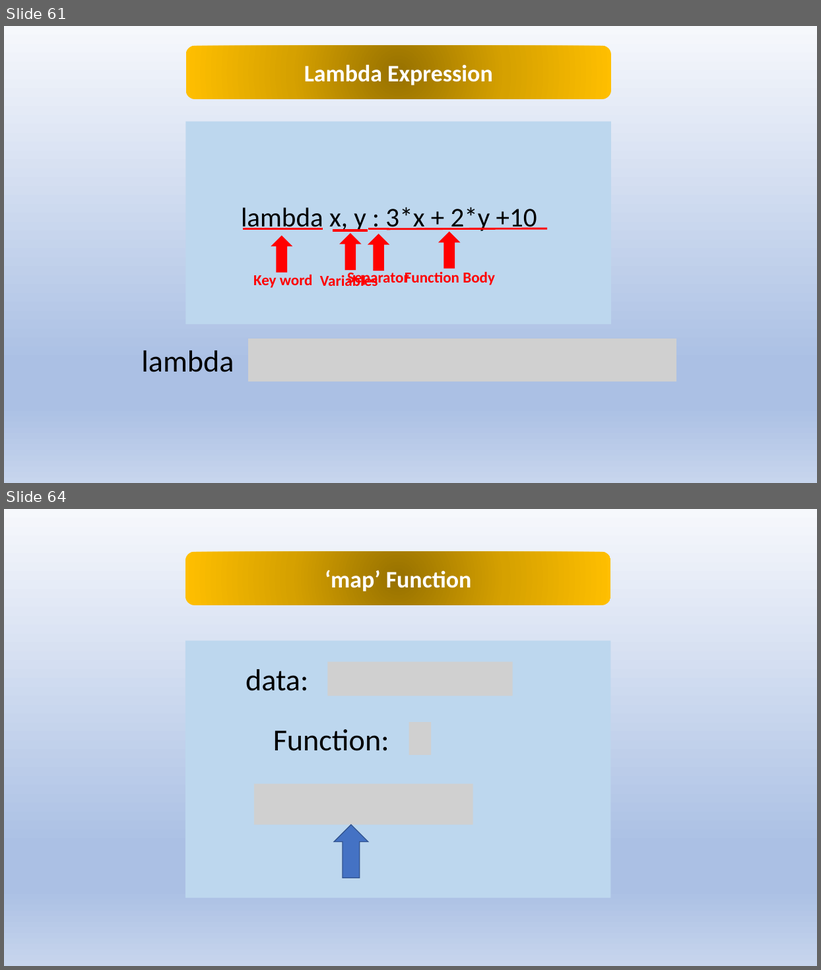
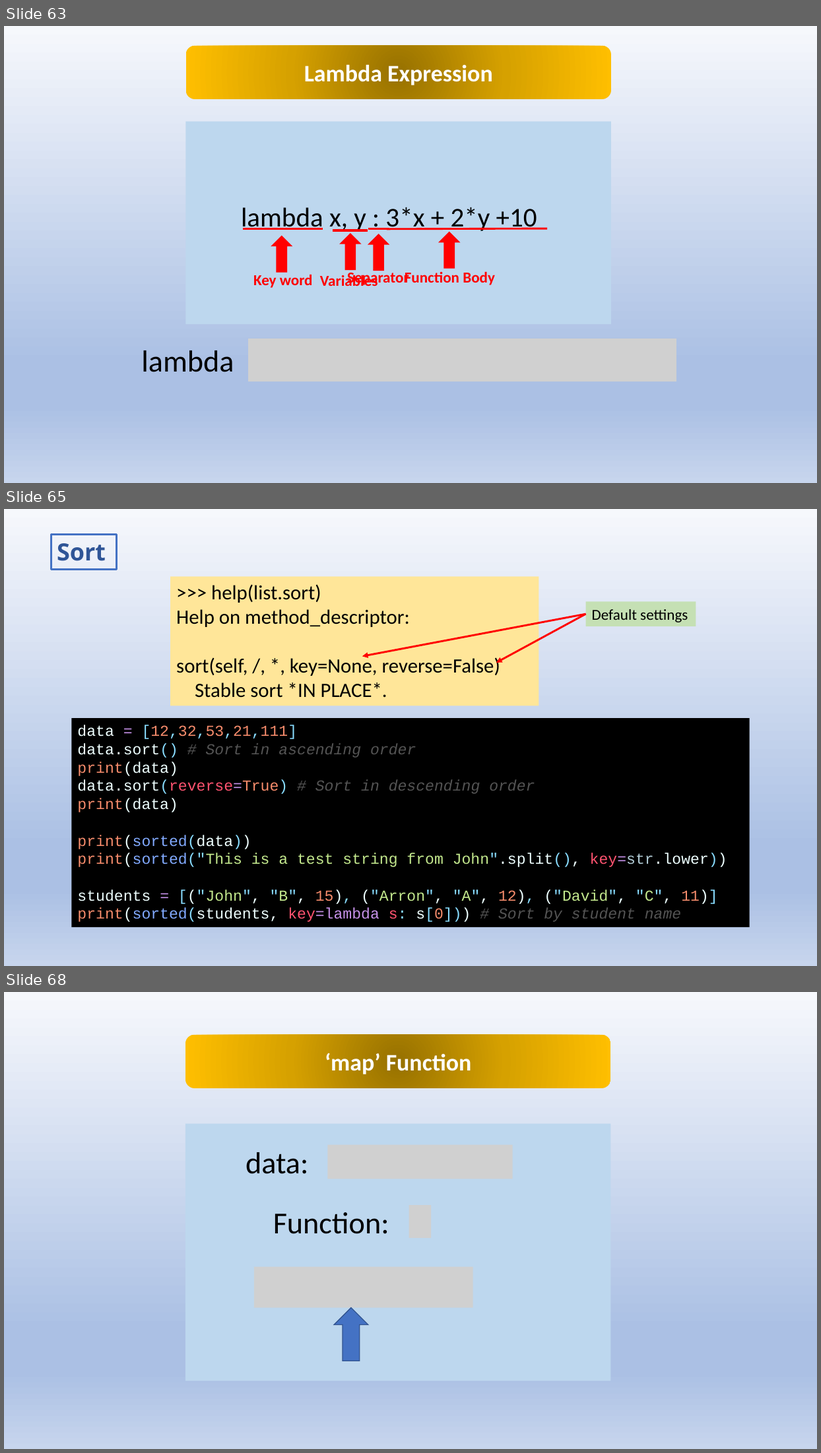
Before and after one commit to jwang1122/learnpython, a slide deck: Python Language.pptx. Shown one above the other, each under a label of ours: slides 61 and 64 before the commit, slides 63, 65 and 68 after it; the slides between them are not shown. The pictures are 821x970 and 821x1453 pixels, drawn with LibreOffice and Linux fonts; fonts in the diff are those of the drawing; grey boxes stand for pictures. Boxes give left, top, right and bottom in pixels: in the first picture for what was removed or moved away, otherwise in the second. Text is boxed around its words. In the diff, an @@ line names an element or a change of style, - is before the commit and + after.

```diff
--- a/Python Language.pptx
+++ b/Python Language.pptx
@@ slide 65 added at [4,509,817,966], background gradient #F6F8FC to #ABC0E4 to #C7D5ED @@
@@ rectangle added at [51,535,116,569], outline #4472C4 2.25 pt, 28 pt, text #2F5597, bold @@
+Sort
@@ rectangle added at [170,577,539,706], fill #FFE699, 24 pt, text #000000 @@
+>>> help(list.sort)
+Help on method_descriptor:
+sort(self, /, *, key=None, reverse=False)
+Stable sort *IN PLACE*.
@@ rectangle added at [586,601,696,626], fill #C5E0B4, 18 pt, text #000000 @@
+Default settings
@@ arrow added from (586, 614) to (362, 657), #FF0000 2.25 pt @@
@@ arrow added from (586, 614) to (496, 663), #FF0000 2.25 pt @@
@@ rectangle added at [72,718,750,927], fill #000000, 18 pt, text #EEFFFF @@
+data = [12,32,53,21,111]
+data.sort() # Sort in ascending order
+print(data)
+data.sort(reverse=True) # Sort in descending order
+print(data)
+print(sorted(data))
+print(sorted("This is a test string from John".split(), key=str.lower))
+students = [("John", "B", 15), ("Arron", "A", 12), ("David", "C", 11)]
+print(sorted(students, key=lambda s: s[0])) # Sort by student name
@@ what was slide 61 is now slide 63 @@
@@ what was slide 64 is now slide 68 @@
```
Also in this commit, not shown: 9 slides changed, 14 other slides added, 12 other files.
